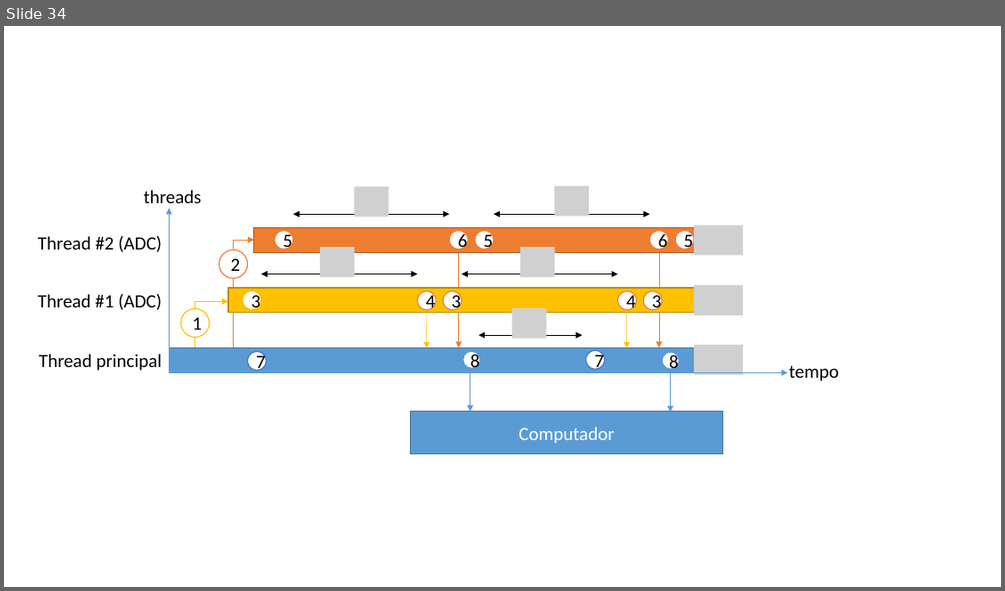
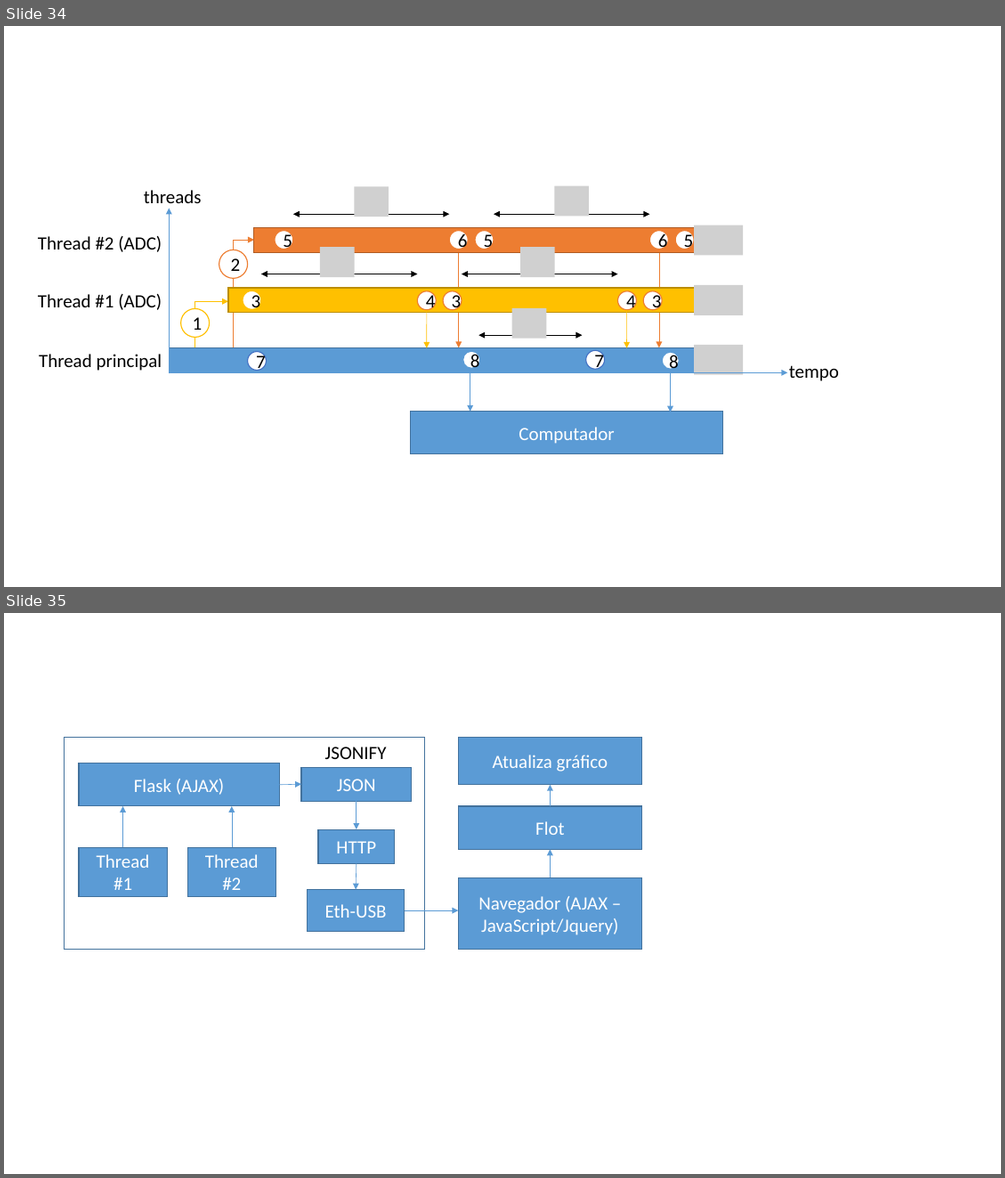
Before and after one commit to lucaslrodri/tcc_ufba, a slide deck: Word/Figuras.pptx. Shown one above the other, each under a label of ours: slide 34 before the commit, slides 34 and 35 after it. The pictures are 1005x591 and 1005x1178 pixels, drawn with LibreOffice and Linux fonts; fonts in the diff are those of the drawing; grey boxes stand for pictures. Boxes give left, top, right and bottom in pixels: in the first picture for what was removed or moved away, otherwise in the second. Text is boxed around its words. In the diff, an @@ line names an element or a change of style, - is before the commit and + after.

```diff
--- a/Word/Figuras.pptx
+++ b/Word/Figuras.pptx
@@ slide 35 added at (x1=4, y1=613, x2=1001, y2=1174), background #FFFFFF @@
@@ group added at (x1=64, y1=737, x2=642, y2=949): 10 rectangles, 8 arrows, 1 text @@
+Thread #1
+Flot
+JSON
+Flask (AJAX)
+Navegador (AJAX – JavaScript/Jquery)
+Eth-USB
+JSONIFY
+HTTP
+Thread #2
+Atualiza gráfico
```
Also in this commit, not shown: 1 slide changed, 2 other files.
